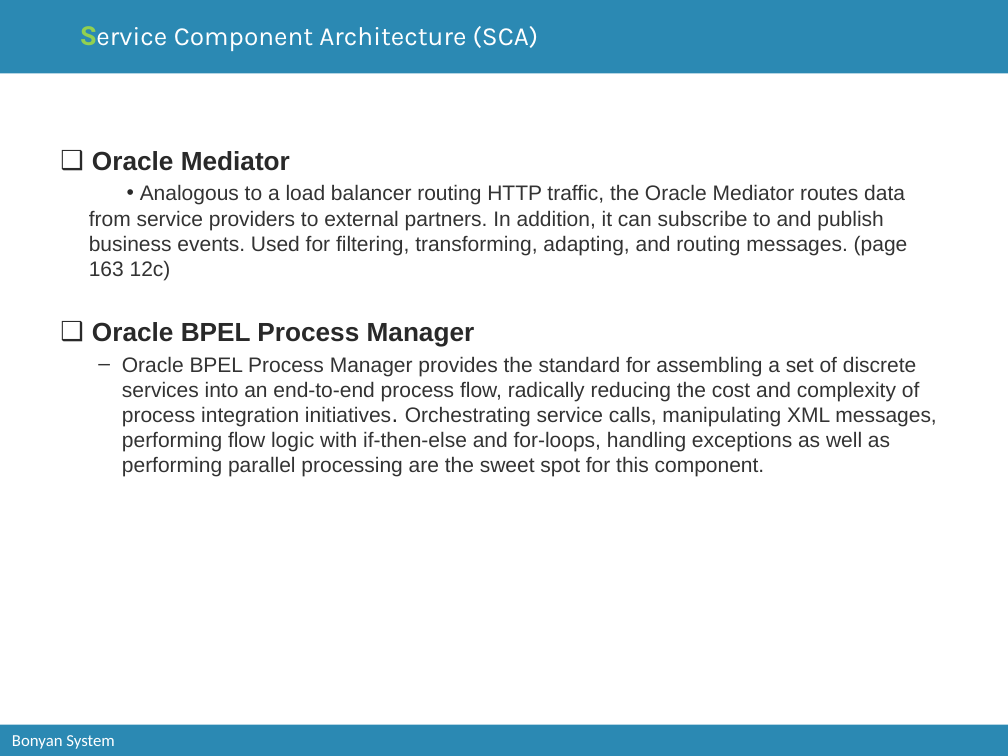
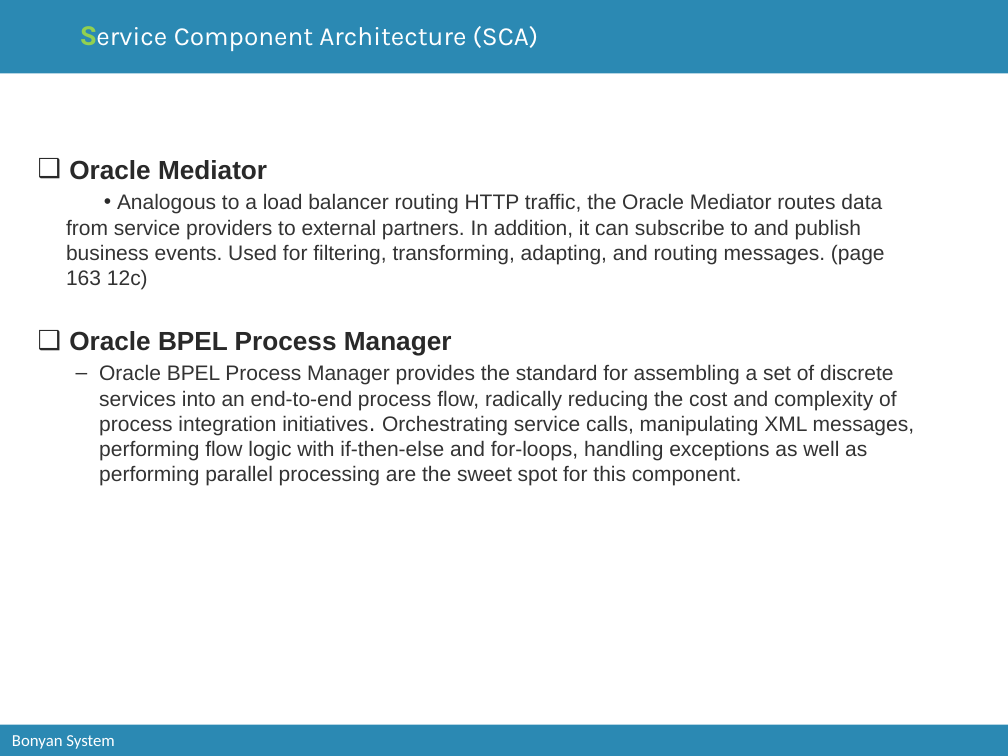
Before and after one commit to catcry/soaTraining, a slide deck: slide 13 of Presentation/soaTrainingPresentation.pptx. Drawn at 1008x756 pixels with LibreOffice and Linux fonts; fonts in the diff are those of the drawing; background and template pictures are left out. Boxes give left, top, right and bottom in pixels: in the first picture for what was removed or moved away, otherwise in the second. Text is boxed around its words. In the diff, an @@ line names an element or a change of style, - is before the commit and + after.

```diff
--- a/Presentation/soaTrainingPresentation.pptx
+++ b/Presentation/soaTrainingPresentation.pptx
@@ text "Oracle Mediator": place and size @@
-text "Oracle Mediator" at [89, 151, 936, 477]
+text "Oracle Mediator" at [66, 160, 914, 486]
```
Also in this commit, not shown: 1 other slide changed.
